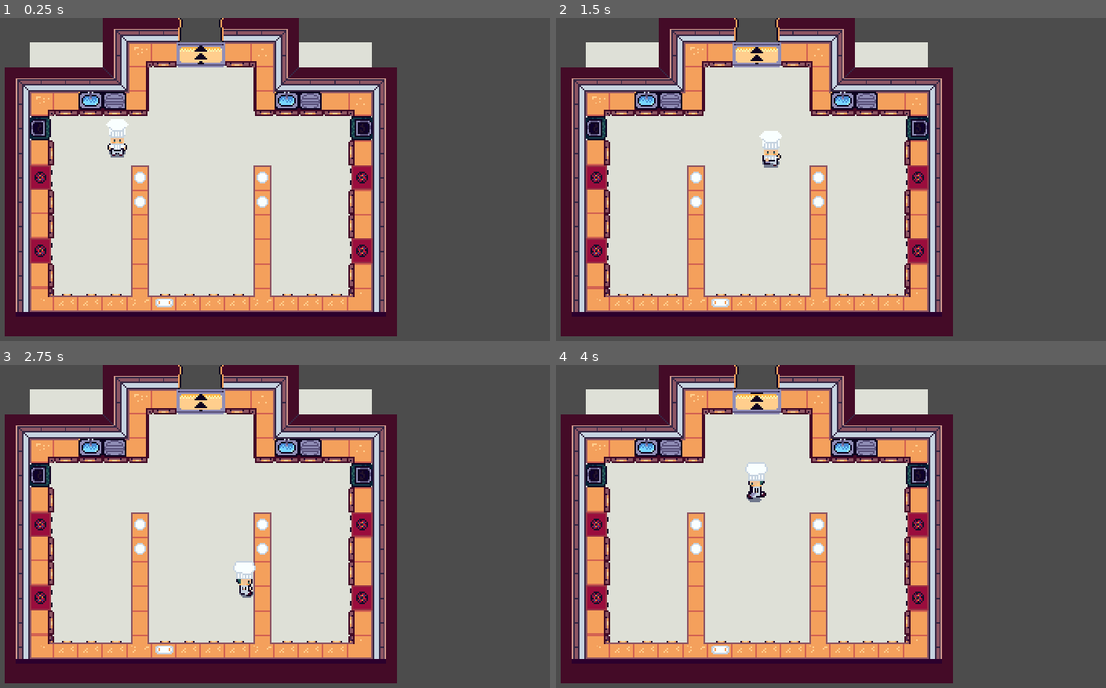
Above: before the commit, frames 1-4 (two rows, left to right).
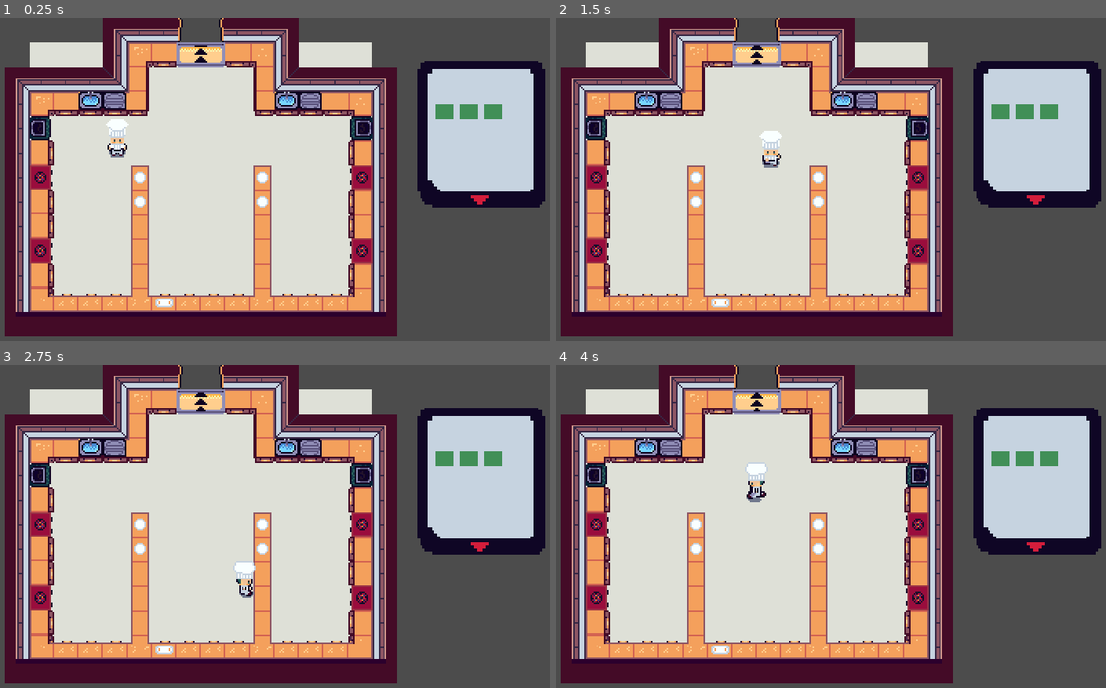
Above: after the commit, the same moments.

Repository: LucasAnacleto/Gamejam
Game: Godot game, scene res://scene/World.tscn
Two runs of this game, one before a commit and one after it. Both use one fixed random seed, a clock stepped at 60 frames per second and the inputs below. The project has no main scene, so this scene is started directly.
Inputs:
- Up to frame 1 (0.25 s): no input
- Up to frame 2 (1.5 s): tap Enter at 0.5 s; hold Right (ui_right) 0.53-1.28 s; hold Down (ui_down) from 1.28 s (still down)
- Up to frame 3 (2.75 s): release Down (ui_down) at 2.03 s; hold Right (ui_right) from 2.03 s (still down)
- Up to frame 4 (4 s): release Right (ui_right) at 2.78 s; hold Up (ui_up) 2.78-3.53 s; hold Left (ui_left) from 3.53 s (still down)

The runs differ from the first frame. In frame 1, 11% of the frame differs, in the area x 35-100%, y 8-59%; in frame 2, 11%; in frame 3, 11%; in frame 4, 11%.

Commit message:
create menu

Diff:
--- a/scene/Kitchen.tscn
+++ b/scene/Kitchen.tscn
@@ -42,7 +42,7 @@
 position = Vector2( 160, 24 )
 frames = SubResource( 5 )
 animation = "mover set"
-frame = 3
+frame = 1
 playing = true
 
 [node name="TileMap" type="TileMap" parent="."]
--- /dev/null
+++ b/scene/Menu.tscn
@@ -0,0 +1,70 @@
+[gd_scene load_steps=3 format=2]
+
+[ext_resource path="res://assets/tileset-16x16-cozinha.png" type="Texture" id=1]
+
+[sub_resource type="StyleBoxTexture" id=1]
+texture = ExtResource( 1 )
+region_rect = Rect2( 128, 0, 96, 48 )
+margin_left = 96.0
+margin_top = 96.0
+
+[node name="Control" type="Control"]
+anchor_right = 1.0
+anchor_bottom = 1.0
+__meta__ = {
+"_edit_use_anchors_": false
+}
+
+[node name="GridContainer" type="GridContainer" parent="."]
+margin_right = 94.0
+margin_bottom = 215.0
+__meta__ = {
+"_edit_use_anchors_": false
+}
+
+[node name="PanelContainer" type="PanelContainer" parent="GridContainer"]
+margin_right = 96.0
+margin_bottom = 96.0
+custom_styles/panel = SubResource( 1 )
+
+[node name="HBoxContainer" type="HBoxContainer" parent="GridContainer/PanelContainer"]
+margin_left = 96.0
+margin_top = 96.0
+margin_right = 96.0
+margin_bottom = 96.0
+
+[node name="Position2D" type="Position2D" parent="GridContainer/PanelContainer/HBoxContainer"]
+position = Vector2( -72, -64 )
+__meta__ = {
+"_edit_group_": true
+}
+
+[node name="Sprite" type="Sprite" parent="GridContainer/PanelContainer/HBoxContainer/Position2D"]
+texture = ExtResource( 1 )
+hframes = 2
+region_enabled = true
+region_rect = Rect2( 0, 80, 32, 16 )
+
+[node name="Position2D2" type="Position2D" parent="GridContainer/PanelContainer/HBoxContainer"]
+position = Vector2( -40, -64 )
+__meta__ = {
+"_edit_group_": true
+}
+
+[node name="Sprite" type="Sprite" parent="GridContainer/PanelContainer/HBoxContainer/Position2D2"]
+texture = ExtResource( 1 )
+hframes = 2
+region_enabled = true
+region_rect = Rect2( 0, 80, 32, 16 )
+
+[node name="Position2D3" type="Position2D" parent="GridContainer/PanelContainer/HBoxContainer"]
+position = Vector2( -56, -64 )
+__meta__ = {
+"_edit_group_": true
+}
+
+[node name="Sprite" type="Sprite" parent="GridContainer/PanelContainer/HBoxContainer/Position2D3"]
+texture = ExtResource( 1 )
+hframes = 2
+region_enabled = true
+region_rect = Rect2( 0, 80, 32, 16 )
--- a/scene/World.tscn
+++ b/scene/World.tscn
@@ -1,7 +1,8 @@
-[gd_scene load_steps=3 format=2]
+[gd_scene load_steps=4 format=2]
 
 [ext_resource path="res://scene/Player.tscn" type="PackedScene" id=1]
 [ext_resource path="res://scene/Kitchen.tscn" type="PackedScene" id=2]
+[ext_resource path="res://scene/Menu.tscn" type="PackedScene" id=3]
 
 [node name="World" type="Node2D"]
 
@@ -11,3 +12,9 @@
 
 [node name="Player" parent="YSort" instance=ExtResource( 1 )]
 position = Vector2( 106, 90 )
+
+[node name="Control" parent="." instance=ExtResource( 3 )]
+margin_left = 295.0
+margin_top = 28.0
+margin_right = 295.0
+margin_bottom = 28.0
